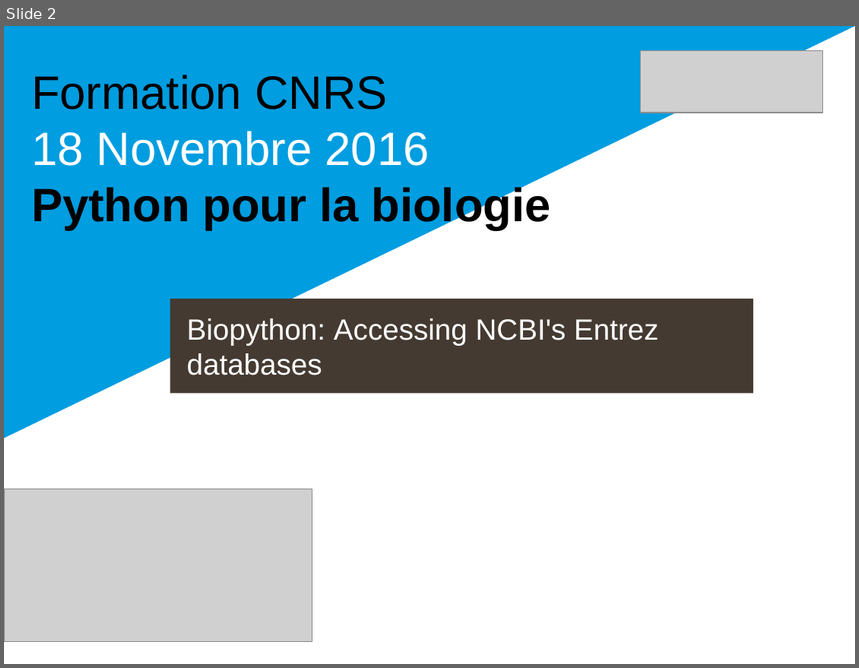
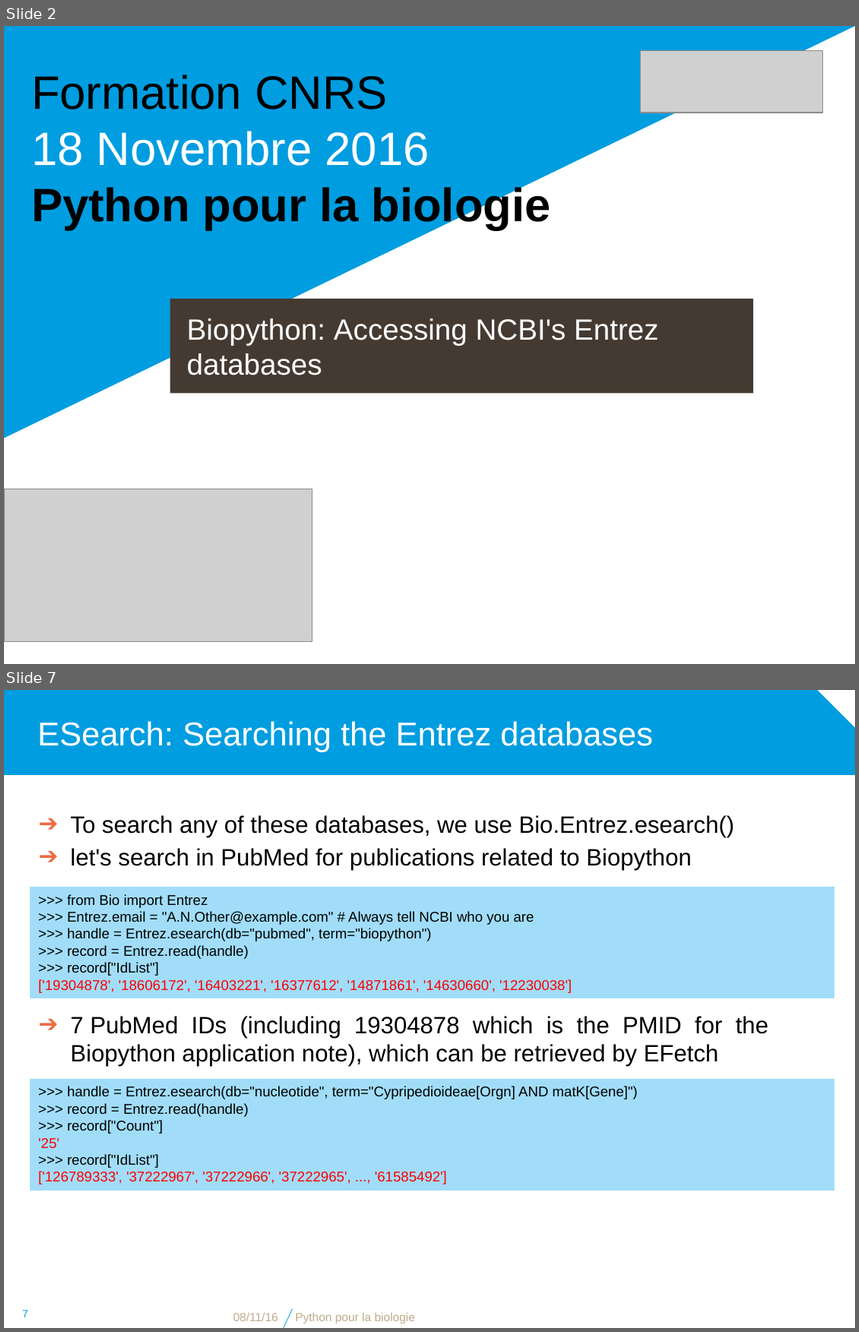
Before and after one commit to bdartigues/python_cnrs_formation, a slide deck: slides/python_biopython_NCBI.pptx. Shown one above the other, each under a label of ours: slide 2 before the commit, slides 2 and 7 after it; the slides between them are not shown. The pictures are 859x668 and 859x1332 pixels, drawn with LibreOffice and Linux fonts; fonts in the diff are those of the drawing; grey boxes stand for pictures; background and template pictures are left out. Boxes give left, top, right and bottom in pixels: in the first picture for what was removed or moved away, otherwise in the second. Text is boxed around its words. In the diff, an @@ line names an element or a change of style, - is before the commit and + after.

```diff
--- a/slides/python_biopython_NCBI.pptx
+++ b/slides/python_biopython_NCBI.pptx
@@ slide 7 added at <box>4,690,855,1328</box>, background #FFFFFF @@
@@ snip rect added at <box>4,690,855,775</box>, fill #009DE0 @@
@@ title added at <box>37,721,653,752</box>, 28 pt, text #FFFFFF @@
+ESearch: Searching the Entrez databases
@@ text added at <box>70,815,735,871</box>, 20 pt, text #000000 @@
+➔ To search any of these databases, we use Bio.Entrez.esearch()
+➔ let's search in PubMed for publications related to Biopython
@@ rectangle added at <box>31,887,835,998</box>, fill #A1DDF9, 12 pt, text #000000 @@
+>>> from Bio import Entrez
+>>> Entrez.email = "A.N.Other@example.com" # Always tell NCBI who you are
+>>> handle = Entrez.esearch(db="pubmed", term="biopython")
+>>> record = Entrez.read(handle)
+>>> record["IdList"]
+['19304878', '18606172', '16403221', '16377612', '14871861', '14630660', '12230038']
@@ text added at <box>70,1016,769,1066</box>, 20 pt, text #000000 @@
+➔ 7 PubMed IDs (including 19304878 which is the PMID for the Biopython application note), which can be retrieved by EFetch
@@ rectangle added at <box>31,1079,835,1191</box>, fill #A1DDF9, 12 pt, text #000000 @@
+>>> handle = Entrez.esearch(db="nucleotide", term="Cypripedioideae[Orgn] AND matK[Gene]")
+>>> record = Entrez.read(handle)
+>>> record["Count"]
+'25'
+>>> record["IdList"]
+['126789333', '37222967', '37222966', '37222965', ..., '61585492']
@@ page number added at <box>22,1310,28,1318</box>, 9 pt, text #009DE0 @@
+7
@@ text added at <box>234,1313,278,1322</box>, 10 pt, text #BEAD8A @@
+08/11/16
@@ line added from (283, 1328) to (293, 1309), #009DE0 0.5 pt @@
@@ text added at <box>295,1313,415,1324</box>, 10 pt, text #BEAD8A @@
+Python pour la biologie
```
Also in this commit, not shown: 4 slides changed, 12 other slides added, 7 other files.
